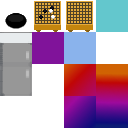
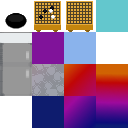
Layered file, before and after one edit (128px x 128px). Changes by layer:
added layer "Pasted Layer copy" above "GoBan empty" over 32, 96, 64, 128
painted on "GoBan empty" over 32, 64, 64, 128
